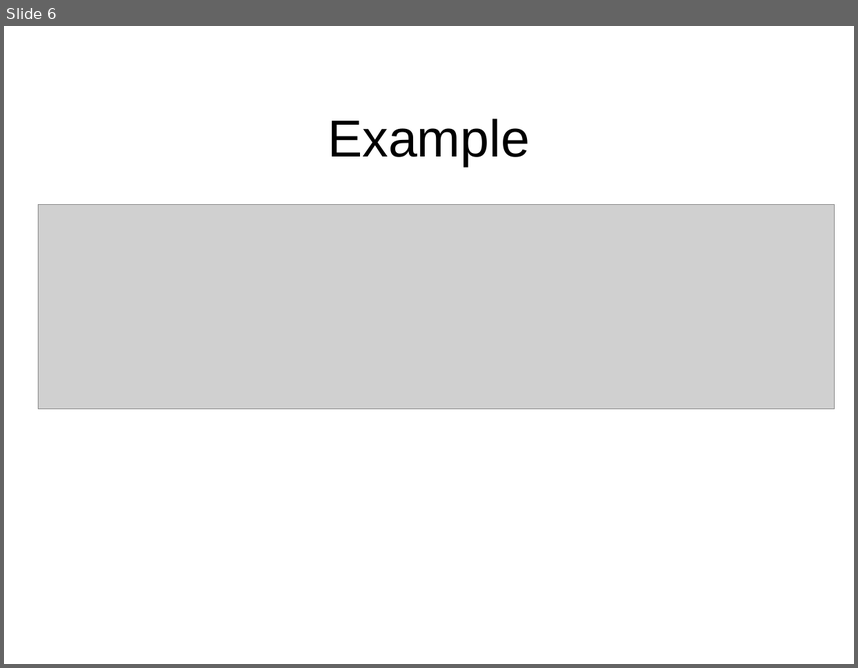
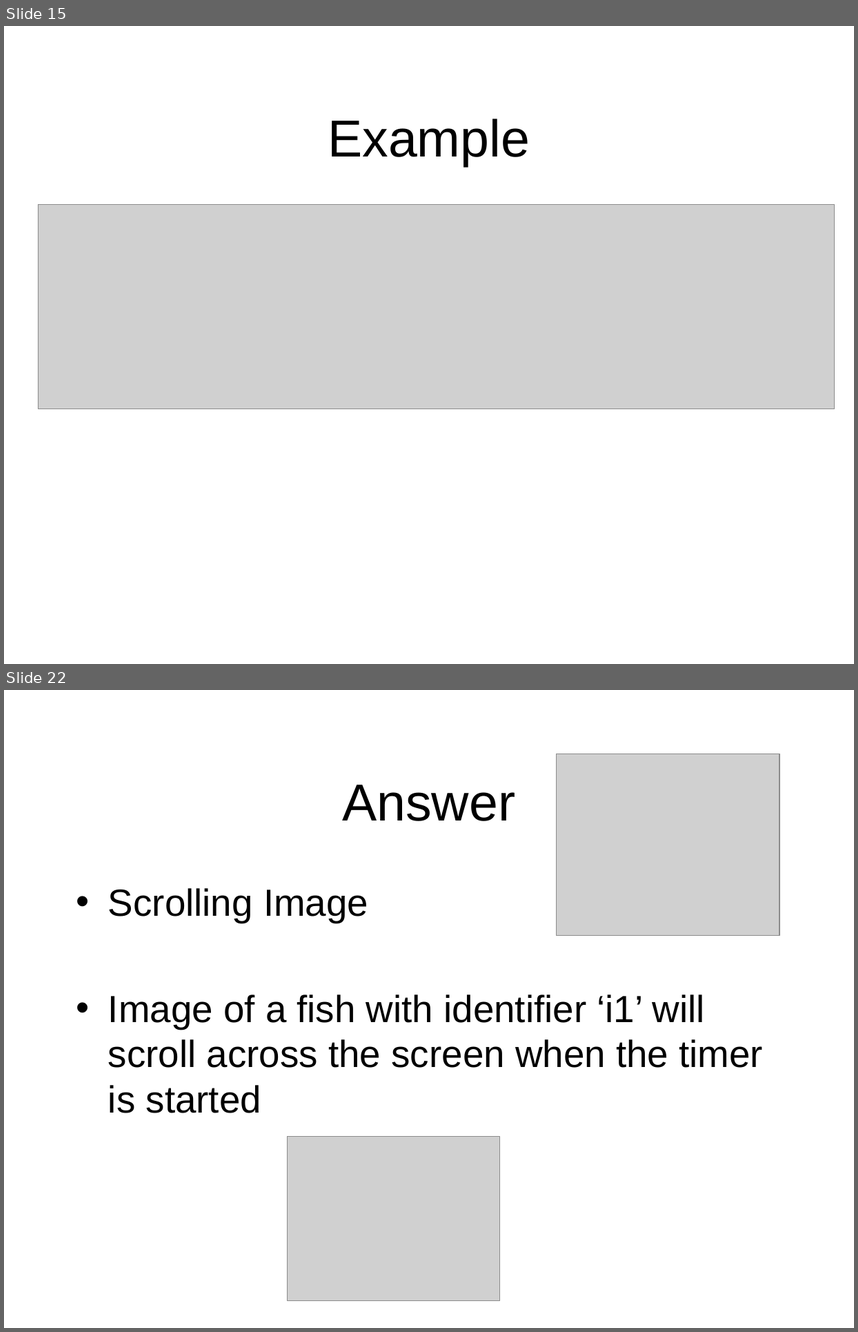
Before and after one commit to octaviordz/zjnu2017.github.io, a slide deck: WAD/lectures/120--Javascript.Events.pptx. Shown one above the other, each under a label of ours: slide 6 before the commit, slides 15 and 22 after it; the slides between them are not shown. The pictures are 858x668 and 858x1332 pixels, drawn with LibreOffice and Linux fonts; fonts in the diff are those of the drawing; grey boxes stand for pictures. Boxes give left, top, right and bottom in pixels: in the first picture for what was removed or moved away, otherwise in the second. Text is boxed around its words. In the diff, an @@ line names an element or a change of style, - is before the commit and + after.

```diff
--- a/WAD/lectures/120--Javascript.Events.pptx
+++ b/WAD/lectures/120--Javascript.Events.pptx
@@ slide 22 added at [4, 690, 854, 1328], background #FFFFFF @@
@@ picture added at [557, 753, 780, 935] @@
@@ title added at [342, 785, 515, 821], 44 pt, text #000000 @@
+Answer
@@ text added at [108, 888, 763, 1113], 32 pt, text #000000 @@
+• Scrolling Image
+• Image of a fish with identifier ‘i1’ will scroll across the screen when the timer is started
@@ picture added at [287, 1136, 499, 1301] @@
@@ what was slide 6 is now slide 15 @@
```
Also in this commit, not shown: 5 slides changed, 29 other slides added, 2 other files.
